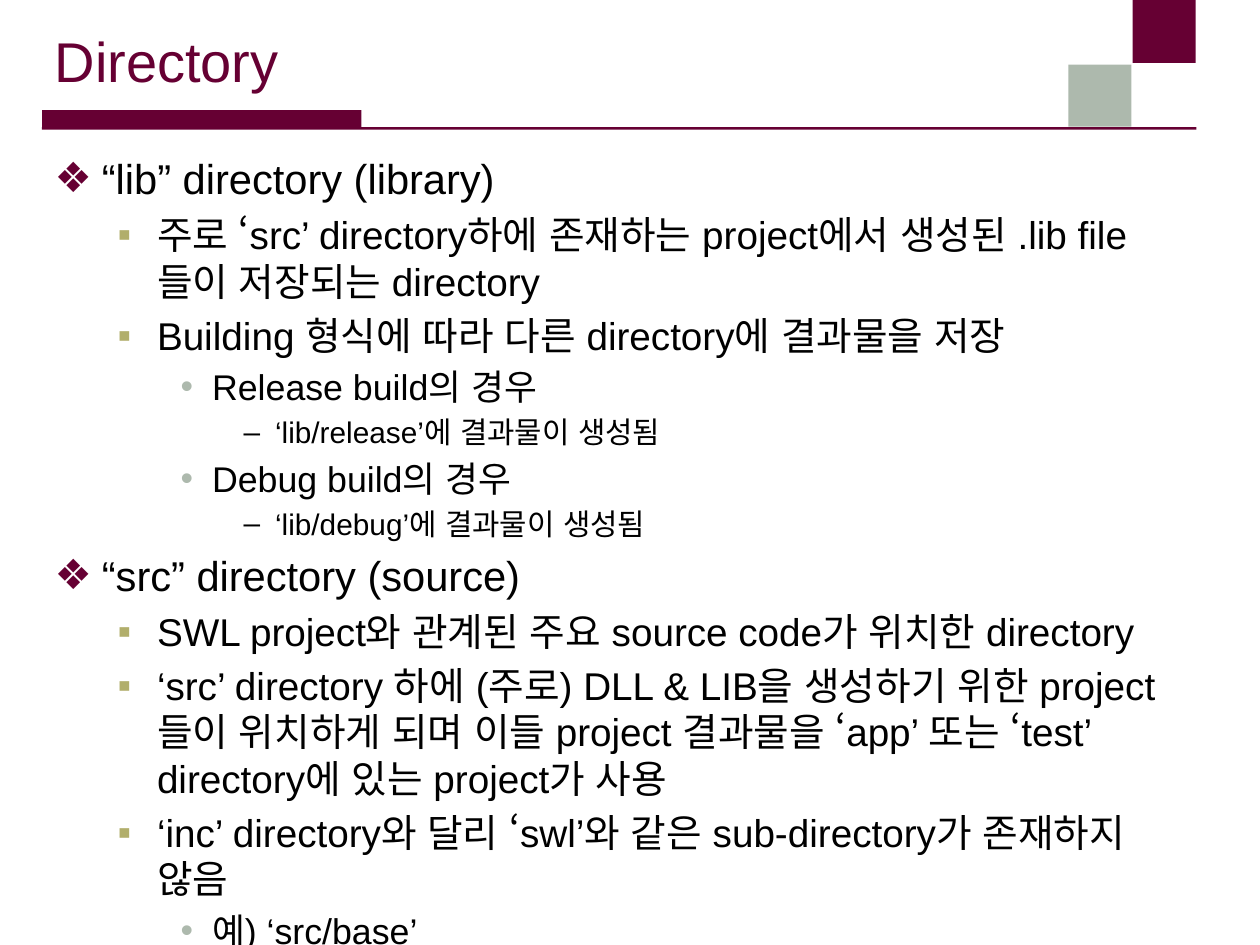
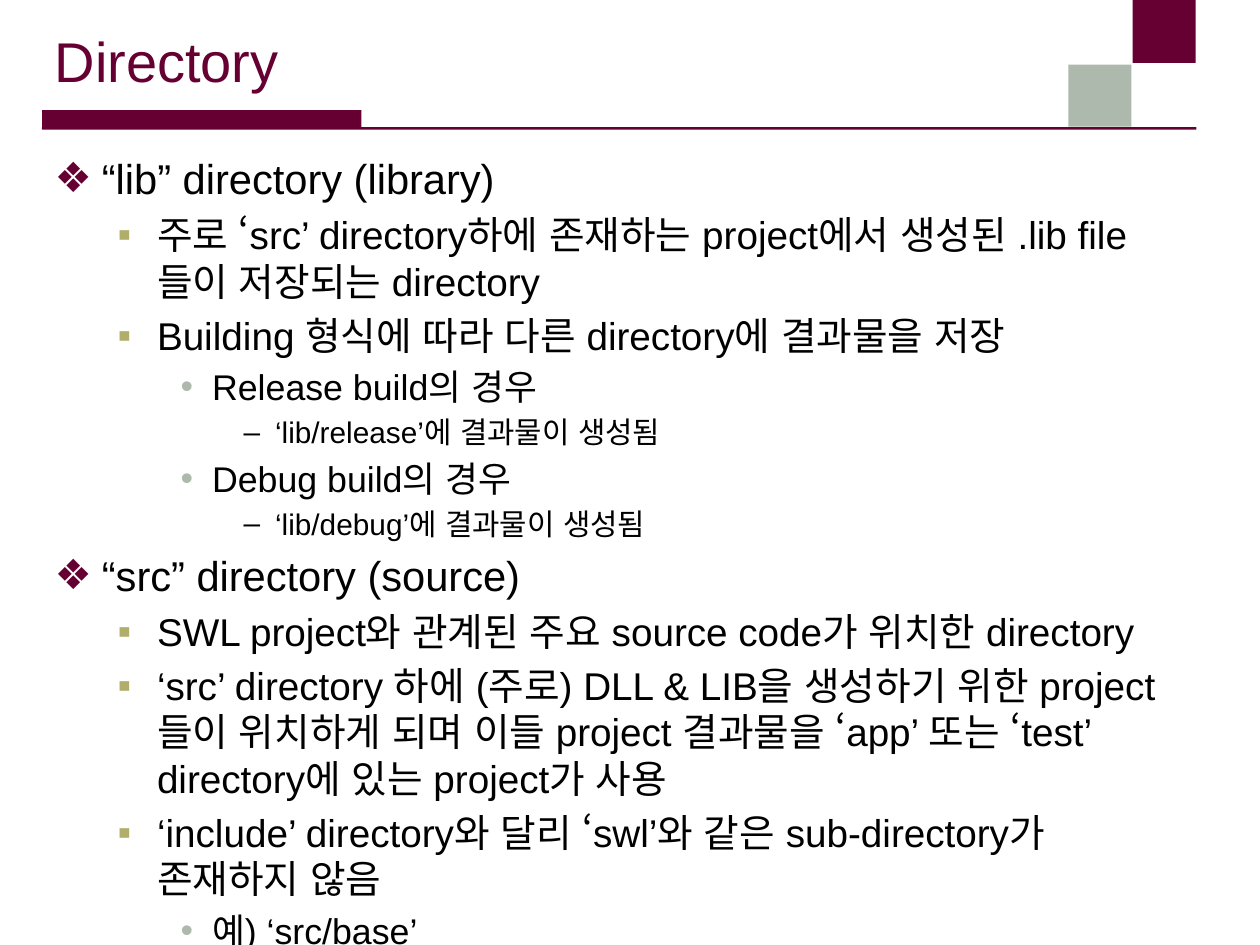
Before and after one commit to sangwook236/SWL, a slide deck: slide 6 of cpp/doc/project_setting__directory_structure.pptx. Drawn at 1260x945 pixels with LibreOffice and Linux fonts; fonts in the diff are those of the drawing; background and template pictures are left out. Boxes give left, top, right and bottom in pixels: in the first picture for what was removed or moved away, otherwise in the second. Text is boxed around its words. In the diff, an @@ line names an element or a change of style, - is before the commit and + after.

```diff
--- a/cpp/doc/project_setting__directory_structure.pptx
+++ b/cpp/doc/project_setting__directory_structure.pptx
@@ text at <box>157,813,1045,896</box>: text changed @@
-  ▪ ‘inc’ directory와 달리 ‘swl’와 같은 sub-directory가 존재하지 않음
+  ▪ ‘include’ directory와 달리 ‘swl’와 같은 sub-directory가 존재하지 않음
```
Also in this commit, not shown: 2 other slides changed, 1 other file.
